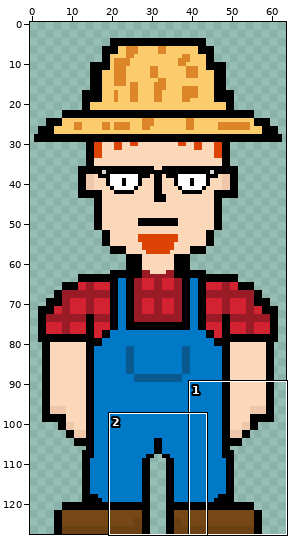
A sprite sheet gets an edit: Assets/Textures/Character/farmer/farmer_aboutToJump/Farmer 2_aboutToJump_2.png. The first picture is a wide view before the edit; the outline marks the close-up.
Close-up. Before the edit:
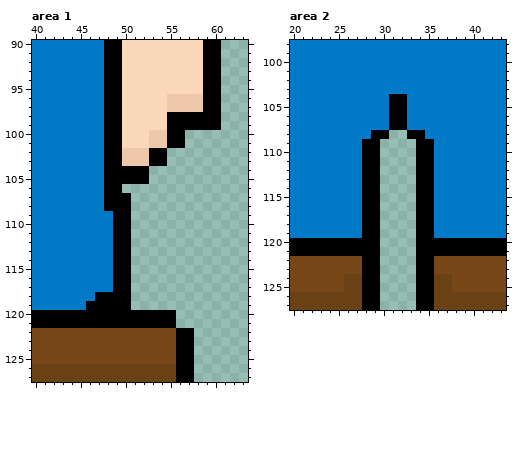
The file is 64x128 pixels. Shown: area 1: x 40..63, y 90..127; area 2: x 20..43, y 98..127. The commit also changed other parts of the picture, which this record leaves out.
After:
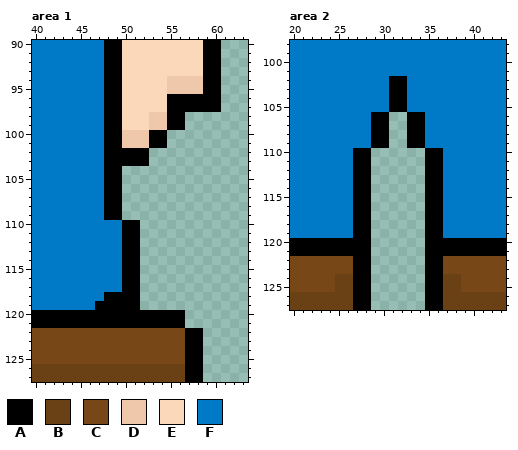
Palette (. is transparent): A #000000  B #6a4015  C #784718  D #efc7aa  E #fbd8ba  F #007ac7
The exact change:
Area 1:
There is now colour A in rows 110 to 119 at x 51; in rows 120 to 121 at x 56; in rows 122 to 127 at x 58.
The edit turns colour D into colour A in rows 96 to 97 at x 55 to 58; in rows 100 to 101 at x 53 to 54; in rows 102 to 103 at x 50 to 52.
The edit turns colour F into colour A in row 109 at x 48.
The edit turns colour A into colour B in rows 126 to 127 at x 56.
The edit turns colour A into colour C in rows 122 to 125 at x 56.
The edit turns colour E into colour D in rows 94 to 95 at x 55 to 58; in rows 98 to 99 at x 53 to 54; in rows 100 to 101 at x 50 to 52.
The edit turns colour A into colour F in rows 110 to 117 at x 49; in row 118 at x 47; in row 119 at x 46.
The edit erases colour A in rows 98 to 99 at x 57 to 60; in rows 100 to 101 at x 55 to 56; in rows 102 to 103 at x 53 to 54; in rows 104 to 105 at x 50 to 52; in rows 107 to 109 at x 50.
Area 2:
There is now colour A in row 109 at x 30 and 33.
The edit turns colour B into colour A in rows 124 to 127 at x 27 and 36.
The edit turns colour C into colour A in rows 122 to 123 at x 27 and 36.
The edit turns colour F into colour A in rows 102 to 103 at x 31 to 32; in rows 106 to 107 at x 29 to 30 and 33 to 34; in rows 110 to 119 at x 27 and 36.
The edit turns colour C into colour B in rows 124 to 125 at x 25 and 38.
The edit turns colour A into colour F in row 109 at x 28 and 35.
The edit erases colour A in rows 106 to 107 at x 31 to 32; in rows 110 to 127 at x 29 and 34.
